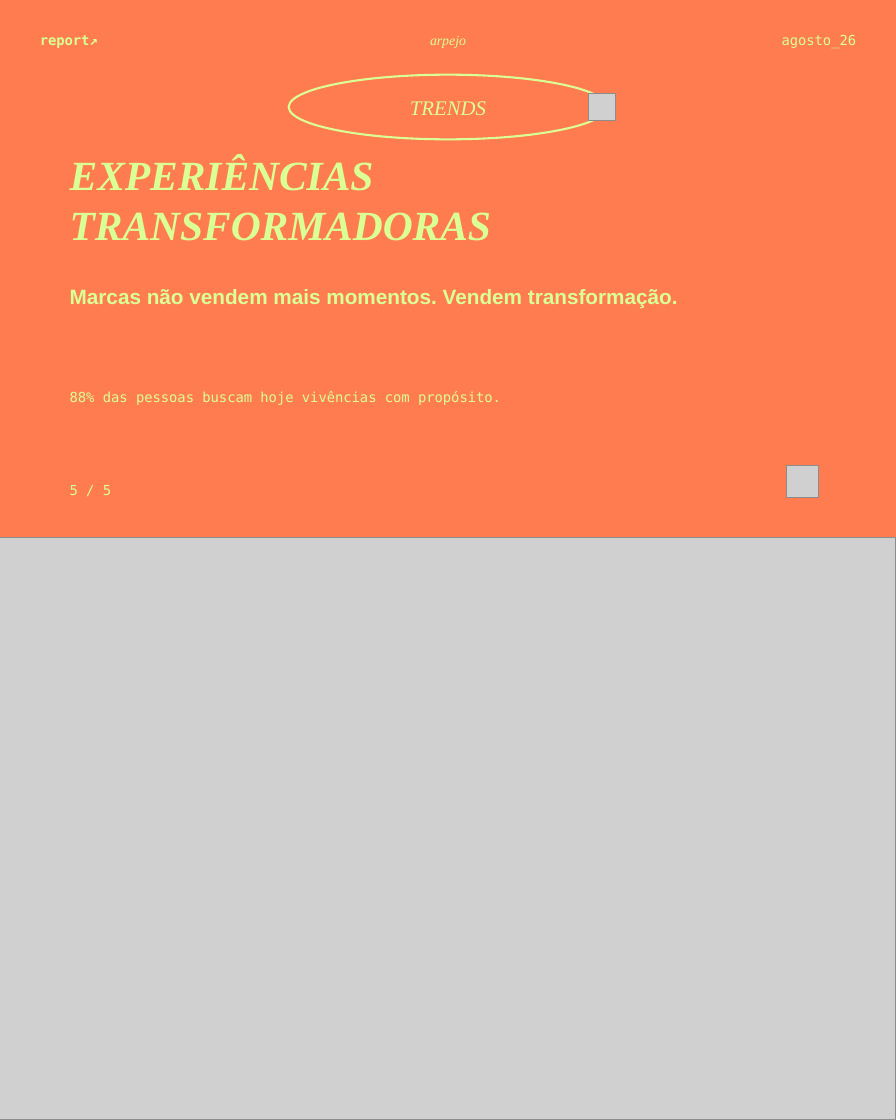
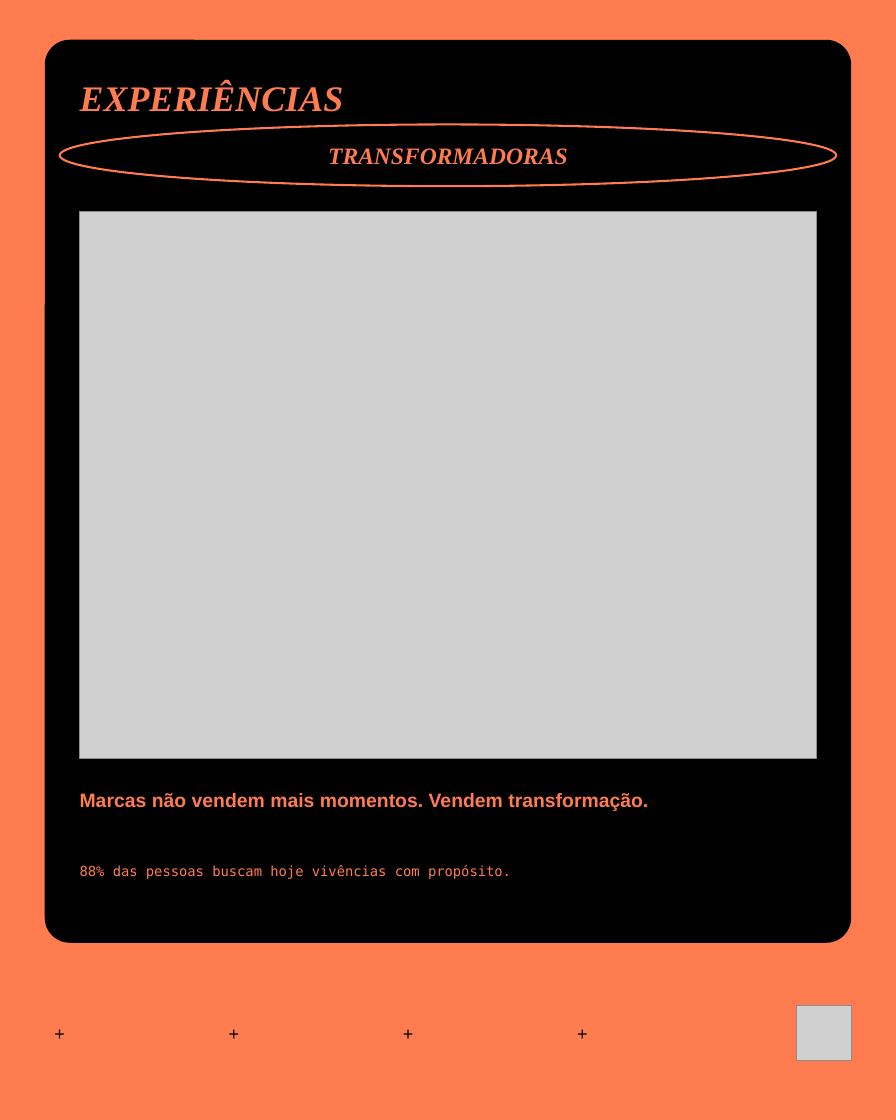
Before and after one commit to BiancaSchwanke/data-manipulation-exercises, a slide deck: slide 6 of entregas-agosto26/carrossel-instagram-agosto26.pptx. Drawn at 896x1120 pixels with LibreOffice and Linux fonts; fonts in the diff are those of the drawing; grey boxes stand for pictures. Boxes give left, top, right and bottom in pixels: in the first picture for what was removed or moved away, otherwise in the second. Text is boxed around its words. In the diff, an @@ line names an element or a change of style, - is before the commit and + after.

```diff
--- a/entregas-agosto26/carrossel-instagram-agosto26.pptx
+++ b/entregas-agosto26/carrossel-instagram-agosto26.pptx
@@ text removed at (40,35,98,48) @@
-report↗
@@ rounded rectangle added at (45,40,851,943), fill #000000 @@
@@ text removed at (430,36,466,48) @@
-arpejo
@@ text removed at (782,35,857,48) @@
-agosto_26
@@ text added at (80,83,344,112), 26 pt, text #FF7C51, bold, italic @@
+EXPERIÊNCIAS
@@ text removed at (410,101,486,115) @@
-TRENDS
@@ picture removed at (588,94,615,120) @@
@@ text "TRANSFORMADORAS": place and size @@
-text "TRANSFORMADORAS" at (70,158,491,241)
+text "TRANSFORMADORAS" at (328,148,567,165)
@@ text "TRANSFORMADORAS" at (328,148,567,165): size 30 to 17 pt, text colour #DAFF94 to #FF7C51; alignment left to centre; vertical alignment top to middle @@
@@ ellipse: place and size @@
-ellipse at (289,75,607,139)
+ellipse at (60,124,836,186)
@@ ellipse at (60,124,836,186): outline #DAFF94 1.5 pt to #FF7C51 1.5 pt @@
@@ text at (70,158,374,191): paragraph removed @@
-EXPERIÊNCIAS
@@ picture: place and size @@
-picture at (0,538,896,1120)
+picture at (80,211,816,759)
@@ picture removed at (786,466,818,498) @@
@@ text removed at (70,485,111,495) @@
-5 / 5
@@ text "Marcas não vendem mais momentos. ...": place and size @@
-text "Marcas não vendem mais momentos. ..." at (70,289,678,308)
+text "Marcas não vendem mais momentos. ..." at (80,793,648,811)
@@ text "Marcas não vendem mais momentos. ..." at (80,793,648,811): size 15 to 14 pt, text colour #DAFF94 to #FF7C51 @@
@@ text "88% das pessoas buscam hoje ...": place and size @@
-text "88% das pessoas buscam hoje ..." at (70,391,501,405)
+text "88% das pessoas buscam hoje ..." at (80,865,511,879)
@@ text "88% das pessoas buscam hoje ..." at (80,865,511,879): text colour #DAFF94 to #FF7C51 @@
@@ text added at (45,1017,75,1047), 13 pt, text #000000 @@
++
@@ text added at (219,1017,249,1047), 13 pt, text #000000 @@
++
@@ text added at (393,1017,423,1047), 13 pt, text #000000 @@
++
@@ text added at (567,1017,597,1047), 13 pt, text #000000 @@
++
@@ picture added at (796,1006,851,1060) @@
```
Also in this commit, not shown: 4 other slides changed, 1 slide added, 1 slide removed, 1 other file.
